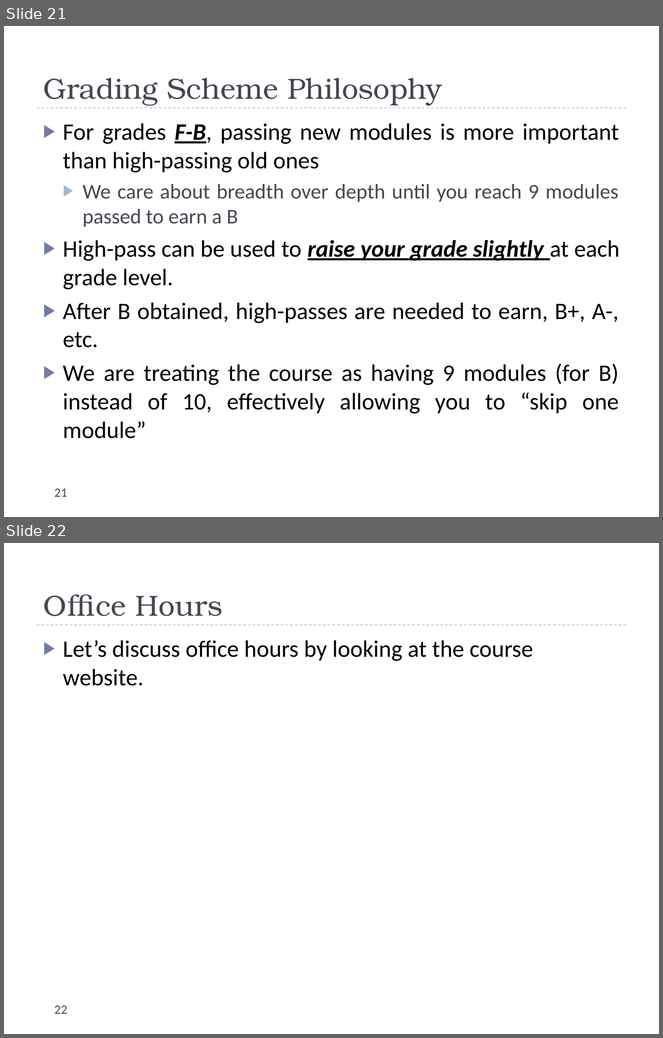
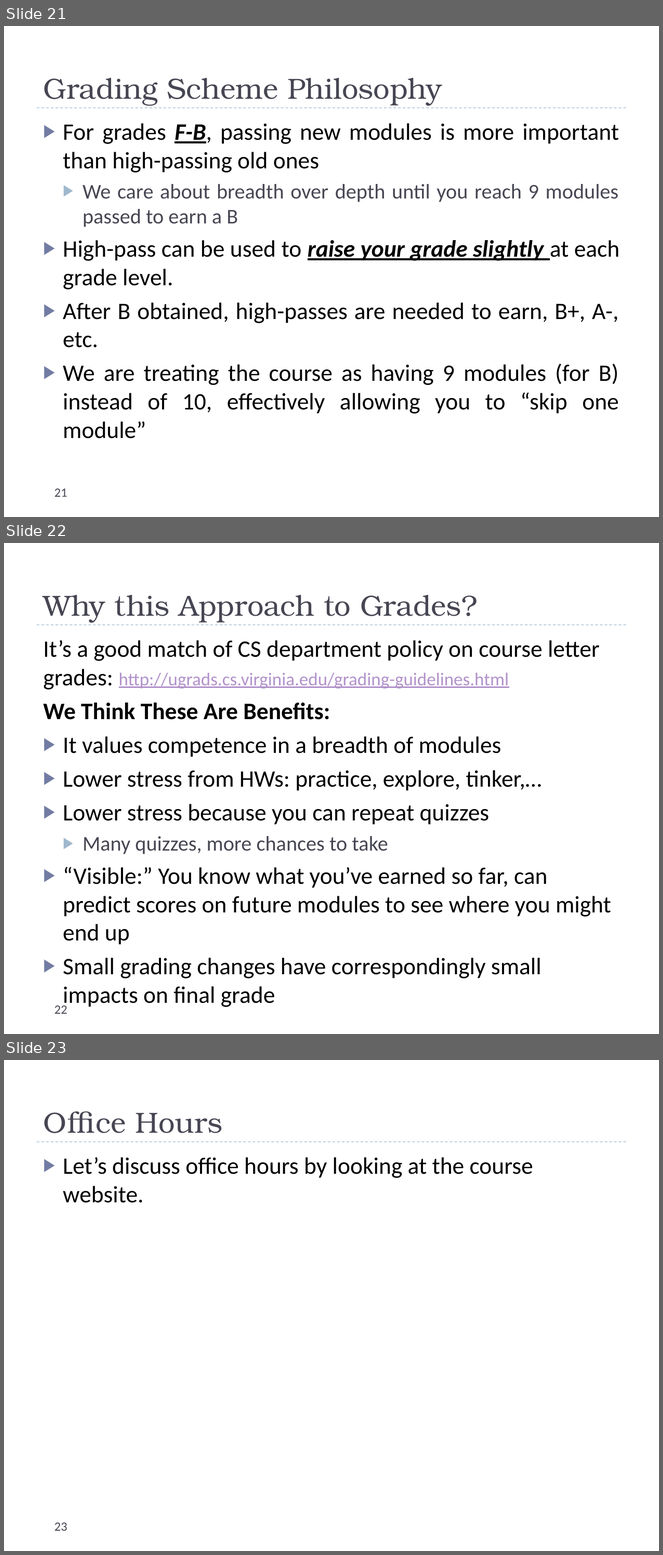
Before and after one commit to uva-cs/cs4102-f21, a slide deck: slides/courseintroduction.pptx. Shown one above the other, each under a label of ours: slides 21 and 22 before the commit, slides 21, 22 and 23 after it. The pictures are 663x1038 and 663x1555 pixels, drawn with LibreOffice and Linux fonts; fonts in the diff are those of the drawing. Boxes give left, top, right and bottom in pixels: in the first picture for what was removed or moved away, otherwise in the second. Text is boxed around its words. In the diff, an @@ line names an element or a change of style, - is before the commit and + after.

```diff
--- a/slides/courseintroduction.pptx
+++ b/slides/courseintroduction.pptx
@@ slide 22 added at box(4, 543, 659, 1034), background #FFFFFF; not listed: 1 template element that a slide beside it also shows @@
@@ title added at box(43, 595, 477, 623), 32 pt, text #464653 @@
+Why this Approach to Grades?
@@ text added at box(43, 640, 611, 979), 26 pt, text #000000 @@
+It’s a good match of CS department policy on course letter grades: http://ugrads.cs.virginia.edu/grading-guidelines.html
+We Think These Are Benefits:
+▶ It values competence in a breadth of modules
+▶ Lower stress from HWs: practice, explore, tinker,…
+▶ Lower stress because you can repeat quizzes
+  ▶ Many quizzes, more chances to take
+▶ “Visible:” You know what you’ve earned so far, can predict scores on future modules to see where you might end up
+▶ Small grading changes have correspondingly small impacts on final grade
@@ page number added at box(54, 1006, 67, 1014), 14 pt, text #464653 @@
+22
@@ what was slide 22 is now slide 23 @@
@@ page number at box(54, 1523, 67, 1531): text changed @@
-22
+23
```
Also in this commit, not shown: 10 slides changed, 1 other slide added, 3 other files.
